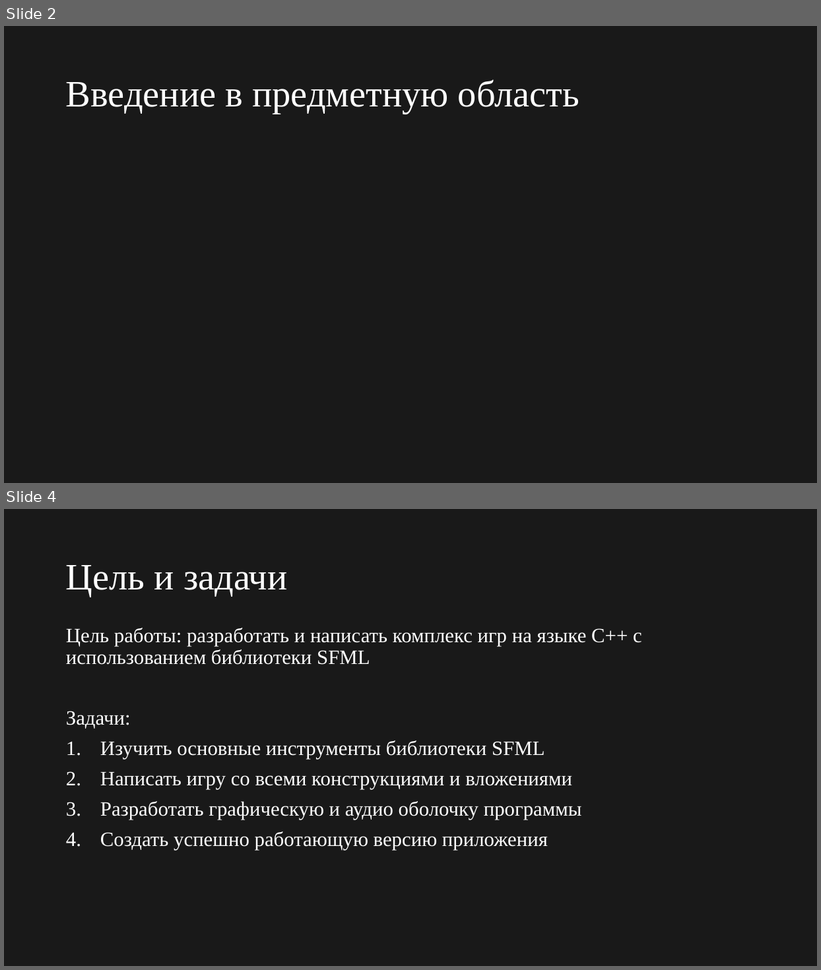
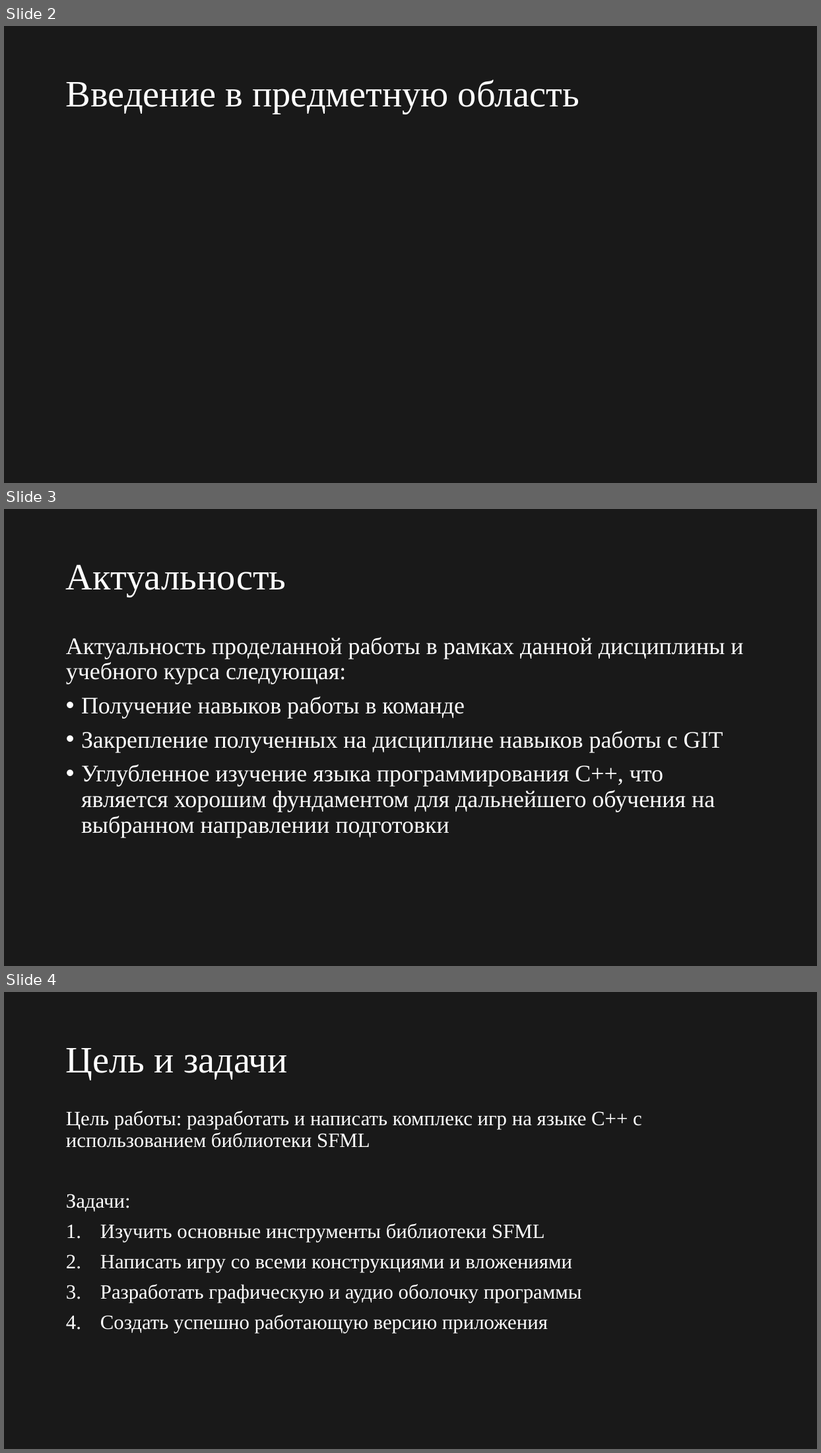
Before and after one commit to 12PAIN/SnakeIt, a slide deck: Report/Presentation.pptx. Shown one above the other, each under a label of ours: slides 2 and 4 before the commit, slides 2, 3 and 4 after it; the slides between them are not shown. The pictures are 821x970 and 821x1453 pixels, drawn with LibreOffice and Linux fonts; fonts in the diff are those of the drawing. Boxes give left, top, right and bottom in pixels: in the first picture for what was removed or moved away, otherwise in the second. Text is boxed around its words. In the diff, an @@ line names an element or a change of style, - is before the commit and + after.

```diff
--- a/Report/Presentation.pptx
+++ b/Report/Presentation.pptx
@@ slide 3 added at (4, 509, 817, 966), background #191919 @@
@@ title added at (66, 564, 286, 597), 44 pt, text #FFFFFF @@
+Актуальность
@@ text added at (66, 637, 743, 838), 28 pt, text #FFFFFF @@
+Актуальность проделанной работы в рамках данной дисциплины и учебного курса следующая:
+• Получение навыков работы в команде
+• Закрепление полученных на дисциплине навыков работы с GIT
+• Углубленное изучение языка программирования С++, что является хорошим фундаментом для дальнейшего обучения на выбранном направлении подготовки
```
Also in this commit, not shown: 2 slides changed, 4 other slides added, 1 slide removed, 3 other files.
